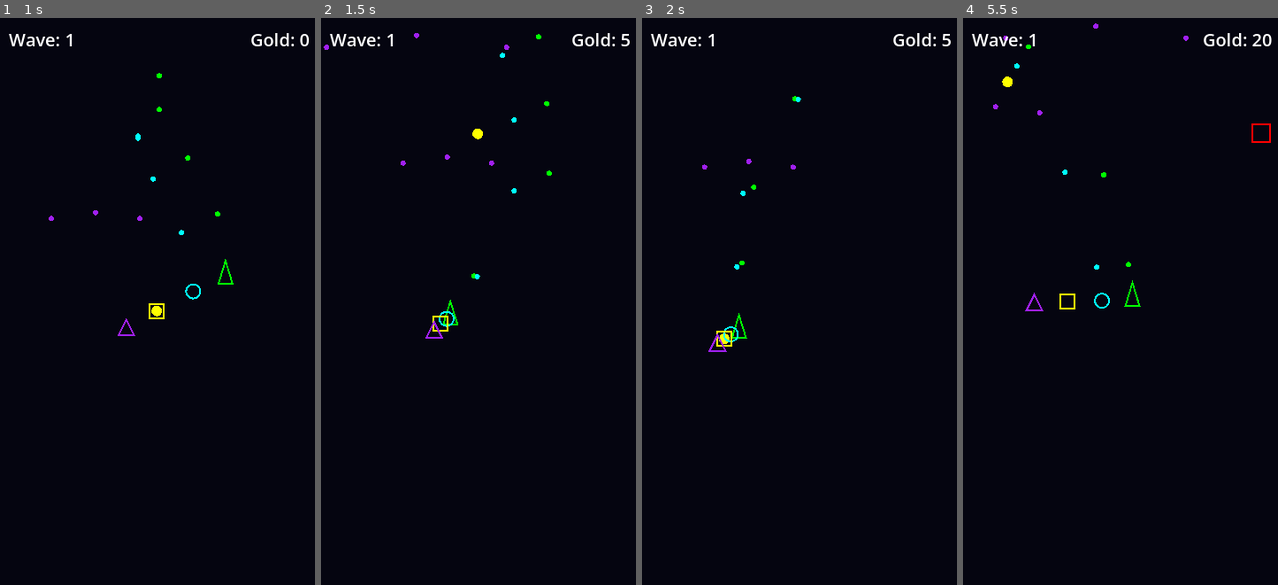
Above: before the commit, frames 1-4 (left to right).
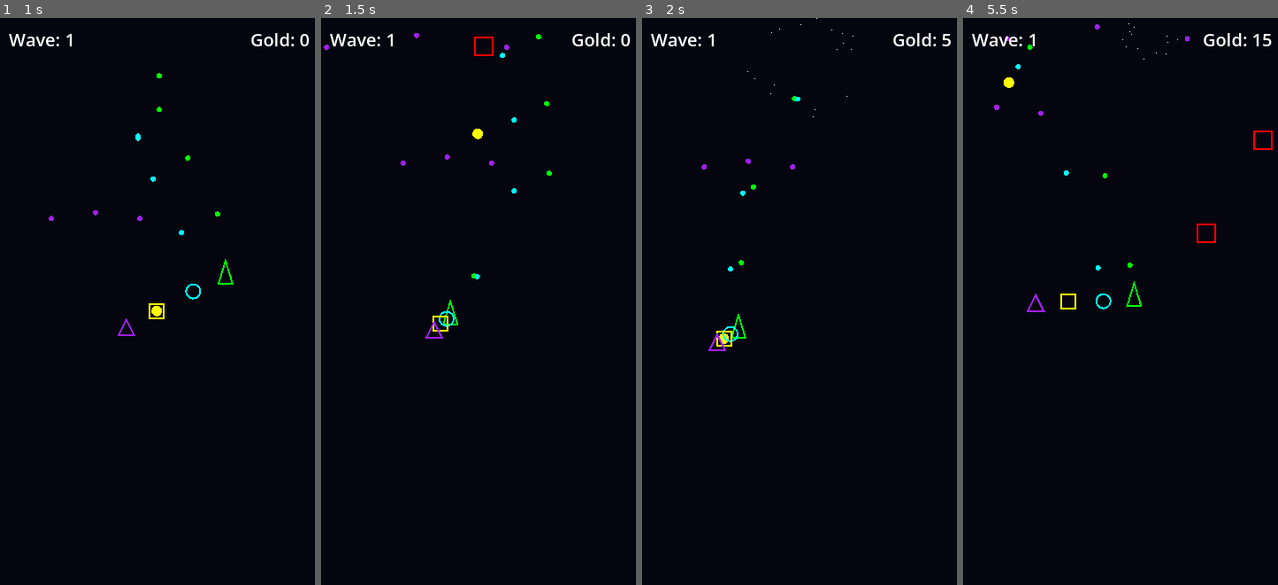
Above: after the commit, the same moments.

Repository: PPG11/NeonFormation
Game: Godot game, scene res://scenes/Main.tscn
Two runs of this game, one before a commit and one after it. Both use one fixed random seed, a clock stepped at 60 frames per second and the inputs below.
Inputs (mouse positions are in pixels of both pictures, inside the frame that each line leads up to):
- Up to frame 1 (1 s): move the mouse to (229, 273) at 0.52 s
- Up to frame 2 (1.5 s): move the mouse to (415, 329) at 1.27 s
- Up to frame 3 (2 s): no input
- Up to frame 4 (5.5 s): move the mouse to (1155, 176) at 2.02 s; move the mouse to (1107, 414) at 2.77 s; move the mouse to (1218, 386) at 3.52 s; move the mouse to (1026, 216) at 4.27 s; move the mouse to (1139, 301) at 5.02 s

Frame 1 is identical in both runs. In frame 2, 0.1% of the frame differs, in the area x 48-99%, y 2-7%; in frame 3, 0.1%; in frame 4, 0.6%, in the area x 9-99%, y 0-52%.

Commit message:
feat(explosion): add explosion effect with particle system; integrate into enemy death handling and main game logic

Diff:
--- a/scenes/Main.tscn
+++ b/scenes/Main.tscn
@@ -14,6 +14,10 @@
 
 [node name="WorldEnvironment" type="WorldEnvironment" parent="."]
 environment = SubResource("Environment_1")
+
+[node name="Camera2D" type="Camera2D" parent="."]
+anchor_mode = 1
+position = Vector2(180, 320)
 
 [node name="CanvasLayer" type="CanvasLayer" parent="."]
 
--- /dev/null
+++ b/scenes/effects/Explosion.tscn
@@ -0,0 +1,31 @@
+[gd_scene format=3]
+
+[ext_resource type="Script" path="res://scripts/effects/Explosion.gd" id="1"]
+
+[sub_resource type="Gradient" id="Gradient_1"]
+offsets = PackedFloat32Array(0, 1)
+colors = PackedColorArray(1, 1, 1, 1, 1, 1, 1, 0)
+
+[sub_resource type="GradientTexture1D" id="GradientTexture1D_1"]
+gradient = SubResource("Gradient_1")
+
+[sub_resource type="Curve" id="Curve_1"]
+_data = [Vector2(0, 4), 0.0, 0.0, 0, 0, Vector2(1, 0), 0.0, 0.0, 0, 0]
+
+[sub_resource type="CurveTexture" id="CurveTexture_1"]
+curve = SubResource("Curve_1")
+
+[node name="Explosion" type="CPUParticles2D"]
+amount = 18
+emitting = false
+one_shot = true
+explosiveness = 1.0
+spread = 180.0
+gravity = Vector2(0, 0)
+initial_velocity_min = 100.0
+initial_velocity_max = 200.0
+scale_amount_min = 1.0
+scale_amount_max = 1.0
+scale_amount_curve = SubResource("CurveTexture_1")
+color_ramp = SubResource("GradientTexture1D_1")
+script = ExtResource("1")
--- a/scripts/Main.gd
+++ b/scripts/Main.gd
@@ -3,6 +3,7 @@
 const EnemyScene: PackedScene = preload("res://scenes/entities/Enemy.tscn")
 const PlayerScene: PackedScene = preload("res://scenes/entities/Player.tscn")
 const ShopUIScene: PackedScene = preload("res://scenes/ui/ShopUI.tscn")
+const ExplosionScene: PackedScene = preload("res://scenes/effects/Explosion.tscn")
 
 @export var spawn_interval: float = 1.0
 @export var spawn_padding: float = 20.0
@@ -15,80 +16,112 @@
 var _spawn_timer: Timer
 var _player: Node2D
 var _shop_ui: CanvasLayer
+@onready var _camera: Camera2D = $Camera2D
 @onready var _wave_label: Label = $CanvasLayer/WaveLabel
 @onready var _gold_label: Label = $CanvasLayer/GoldLabel
 
+var shake_strength: float = 0.0
+var shake_decay: float = 5.0
+
 func _ready() -> void:
-	if PlayerScene != null:
-		_player = PlayerScene.instantiate() as Node2D
-		if _player != null:
-			add_child(_player)
-			_player.position = Vector2(180.0, 550.0)
+    if PlayerScene != null:
+        _player = PlayerScene.instantiate() as Node2D
+        if _player != null:
+            add_child(_player)
+            _player.position = Vector2(180.0, 550.0)
 
-	if ShopUIScene != null:
-		_shop_ui = ShopUIScene.instantiate() as CanvasLayer
-		if _shop_ui != null:
-			add_child(_shop_ui)
-			if _shop_ui.has_signal("upgrade_selected"):
-				_shop_ui.connect("upgrade_selected", _on_upgrade_selected)
+    if ShopUIScene != null:
+        _shop_ui = ShopUIScene.instantiate() as CanvasLayer
+        if _shop_ui != null:
+            add_child(_shop_ui)
+            if _shop_ui.has_signal("upgrade_selected"):
+                _shop_ui.connect("upgrade_selected", _on_upgrade_selected)
 
-	_spawn_timer = Timer.new()
-	_spawn_timer.wait_time = spawn_interval
-	_spawn_timer.one_shot = false
-	_spawn_timer.autostart = false
-	add_child(_spawn_timer)
-	_spawn_timer.timeout.connect(_on_spawn_timeout)
+    _spawn_timer = Timer.new()
+    _spawn_timer.wait_time = spawn_interval
+    _spawn_timer.one_shot = false
+    _spawn_timer.autostart = false
+    add_child(_spawn_timer)
+    _spawn_timer.timeout.connect(_on_spawn_timeout)
 
-	start_wave()
+    start_wave()
+
+func _process(delta: float) -> void:
+    if shake_strength > 0.0 and _camera != null:
+        var strength := shake_strength
+        _camera.offset = Vector2(
+            randf_range(-strength, strength),
+            randf_range(-strength, strength)
+        )
+        shake_strength = lerp(shake_strength, 0.0, shake_decay * delta)
+        if shake_strength < 0.05:
+            shake_strength = 0.0
+            _camera.offset = Vector2.ZERO
 
 func _on_spawn_timeout() -> void:
-	if enemies_to_spawn <= 0:
-		_spawn_timer.stop()
-		return
-	if EnemyScene == null:
-		return
-	var enemy := EnemyScene.instantiate() as Area2D
-	if enemy == null:
-		return
-	if enemy.has_signal("enemy_died"):
-		enemy.connect("enemy_died", _on_enemy_killed)
-	var viewport_rect := get_viewport().get_visible_rect()
-	var x := randf_range(viewport_rect.position.x + spawn_padding,
-		viewport_rect.position.x + viewport_rect.size.x - spawn_padding)
-	var y := viewport_rect.position.y - spawn_padding
-	enemy.global_position = Vector2(x, y)
-	get_tree().current_scene.add_child(enemy)
-	enemies_to_spawn -= 1
-	enemies_alive += 1
-	if enemies_to_spawn == 0:
-		_spawn_timer.stop()
+    if enemies_to_spawn <= 0:
+        _spawn_timer.stop()
+        return
+    if EnemyScene == null:
+        return
+    var enemy := EnemyScene.instantiate() as Area2D
+    if enemy == null:
+        return
+    if enemy.has_signal("enemy_died"):
+        enemy.connect("enemy_died", _on_enemy_killed)
+    enemy.set("max_hp", 30 + (current_wave * 10))
+    enemy.set("speed", 100 + (current_wave * 5))
+    var viewport_rect := get_viewport().get_visible_rect()
+    var x := randf_range(viewport_rect.position.x + spawn_padding,
+        viewport_rect.position.x + viewport_rect.size.x - spawn_padding)
+    var y := viewport_rect.position.y - spawn_padding
+    enemy.global_position = Vector2(x, y)
+    get_tree().current_scene.add_child(enemy)
+    enemies_to_spawn -= 1
+    enemies_alive += 1
+    if enemies_to_spawn == 0:
+        _spawn_timer.stop()
 
 func start_wave() -> void:
-	_update_ui()
-	enemies_to_spawn = 10 + (current_wave * 5)
-	enemies_alive = 0
-	_spawn_timer.start()
+    _update_ui()
+    enemies_to_spawn = 10 + (current_wave * 5)
+    enemies_alive = 0
+    _spawn_timer.start()
 
-func _on_enemy_killed(reward_gold: int) -> void:
-	gold += reward_gold
-	enemies_alive = max(enemies_alive - 1, 0)
-	_update_ui()
-	if enemies_alive == 0 and enemies_to_spawn == 0:
-		print("Wave Complete")
-		if _shop_ui != null and _shop_ui.has_method("show_shop"):
-			_shop_ui.call("show_shop")
+func _on_enemy_killed(reward_gold: int, pos: Vector2) -> void:
+    gold += reward_gold
+    enemies_alive = max(enemies_alive - 1, 0)
+    _update_ui()
+    apply_shake(5.0)
+    _spawn_explosion(pos)
+    if enemies_alive == 0 and enemies_to_spawn == 0:
+        print("Wave Complete")
+        if _shop_ui != null and _shop_ui.has_method("show_shop"):
+            _shop_ui.call("show_shop")
 
 func next_wave() -> void:
-	current_wave += 1
-	start_wave()
+    current_wave += 1
+    start_wave()
 
 func _on_upgrade_selected(unit_type: int) -> void:
-	if _player != null and _player.has_method("add_body"):
-		_player.call("add_body", unit_type)
-	next_wave()
+    if _player != null and _player.has_method("add_body"):
+        _player.call("add_body", unit_type)
+    next_wave()
+
+func apply_shake(strength: float) -> void:
+    shake_strength = max(shake_strength, strength)
+
+func _spawn_explosion(pos: Vector2) -> void:
+    if ExplosionScene == null:
+        return
+    var explosion := ExplosionScene.instantiate() as CPUParticles2D
+    if explosion == null:
+        return
+    explosion.global_position = pos
+    add_child(explosion)
 
 func _update_ui() -> void:
-	if _wave_label != null:
-		_wave_label.text = "Wave: %d" % current_wave
-	if _gold_label != null:
-		_gold_label.text = "Gold: %d" % gold
+    if _wave_label != null:
+        _wave_label.text = "Wave: %d" % current_wave
+    if _gold_label != null:
+        _gold_label.text = "Gold: %d" % gold
--- /dev/null
+++ b/scripts/effects/Explosion.gd
@@ -0,0 +1,8 @@
+extends CPUParticles2D
+
+func _ready() -> void:
+	emitting = true
+	finished.connect(_on_finished)
+
+func _on_finished() -> void:
+	queue_free()
--- a/scripts/entities/Enemy.gd
+++ b/scripts/entities/Enemy.gd
@@ -1,6 +1,6 @@
 extends Area2D
 
-signal enemy_died(amount: int)
+signal enemy_died(amount: int, pos: Vector2)
 
 @export var speed: float = 100.0
 @export var max_hp: int = 30
@@ -32,19 +32,19 @@
 	draw_rect(rect, Color.RED, false, 2.0)
 
 func _on_screen_exited() -> void:
-	_emit_enemy_died(0)
+	_emit_enemy_died(0, global_position)
 	queue_free()
 
 func _on_body_entered(body: Node) -> void:
 	if body is CharacterBody2D and body.has_method("die"):
 		body.call("die")
-		_emit_enemy_died(0)
+		_emit_enemy_died(0, global_position)
 		queue_free()
 
 func _on_area_entered(area: Area2D) -> void:
 	if area != null and area.get_script() == SnakeBodyScript:
 		area.queue_free()
-		_emit_enemy_died(0)
+		_emit_enemy_died(0, global_position)
 		queue_free()
 
 func take_damage(amount: int) -> void:
@@ -57,11 +57,11 @@
 
 func die() -> void:
 	print("Enemy destroyed")
-	_emit_enemy_died(5)
+	_emit_enemy_died(5, global_position)
 	queue_free()
 
-func _emit_enemy_died(amount: int) -> void:
+func _emit_enemy_died(amount: int, pos: Vector2) -> void:
 	if _did_emit:
 		return
 	_did_emit = true
-	emit_signal("enemy_died", amount)
+	emit_signal("enemy_died", amount, pos)
Not shown, added: scripts/effects/Explosion.gd.uid
